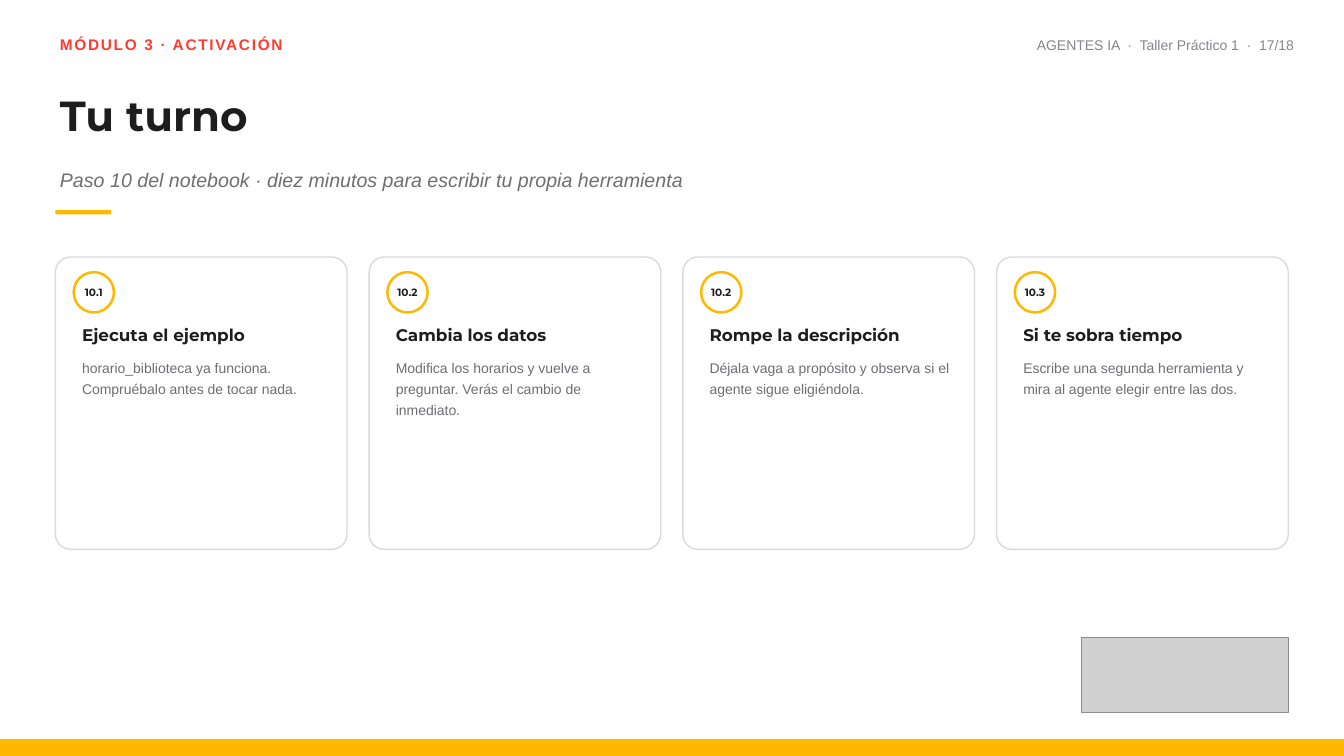
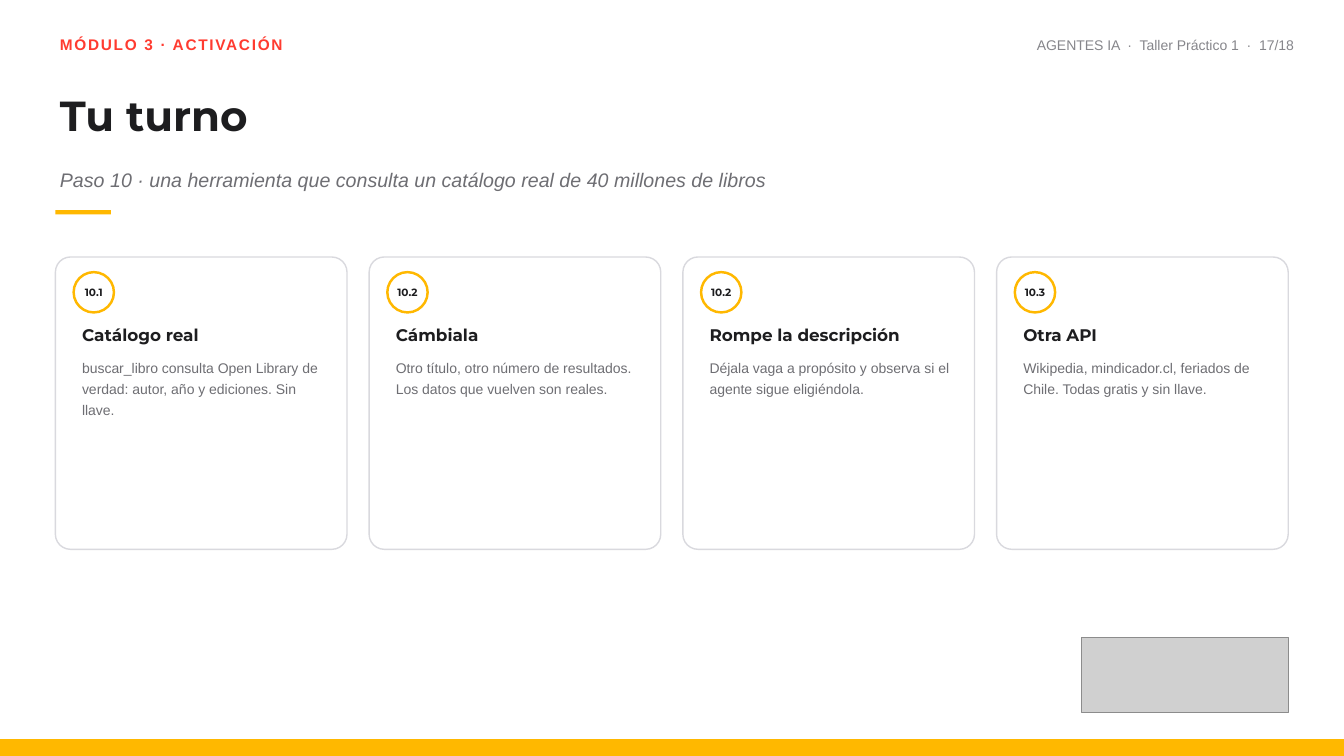
Before and after one commit to Giocrisrai/taller-ia-agentes-biblioteca, a slide deck: slide 17 of presentaciones/Taller_Practico_1.pptx. Drawn at 1344x756 pixels with LibreOffice and Linux fonts; fonts in the diff are those of the drawing; grey boxes stand for pictures. Boxes give left, top, right and bottom in pixels: in the first picture for what was removed or moved away, otherwise in the second. Text is boxed around its words. In the diff, an @@ line names an element or a change of style, - is before the commit and + after.

```diff
--- a/presentaciones/Taller_Practico_1.pptx
+++ b/presentaciones/Taller_Practico_1.pptx
@@ text at (x1=60, y1=172, x2=766, y2=191): text changed @@
-Paso 10 del notebook · diez minutos para escribir tu propia herramienta
+Paso 10 · una herramienta que consulta un catálogo real de 40 millones de libros
@@ text at (x1=82, y1=328, x2=199, y2=345): text changed @@
-Ejecuta el ejemplo
+Catálogo real
@@ text at (x1=396, y1=328, x2=479, y2=341): text changed @@
-Cambia los datos
+Cámbiala
@@ text at (x1=1023, y1=329, x2=1096, y2=341): text changed @@
-Si te sobra tiempo
+Otra API
@@ text at (x1=82, y1=363, x2=318, y2=415): text changed @@
-horario_biblioteca ya funciona. Compruébalo antes de tocar nada.
+buscar_libro consulta Open Library de verdad: autor, año y ediciones. Sin llave.
@@ text at (x1=396, y1=362, x2=631, y2=397): text changed @@
-Modifica los horarios y vuelve a preguntar. Verás el cambio de inmediato.
+Otro título, otro número de resultados. Los datos que vuelven son reales.
@@ text at (x1=1023, y1=363, x2=1250, y2=397): text changed @@
-Escribe una segunda herramienta y mira al agente elegir entre las dos.
+Wikipedia, mindicador.cl, feriados de Chile. Todas gratis y sin llave.
```
Also in this commit, not shown: 1 other slide changed, 8 other files.
